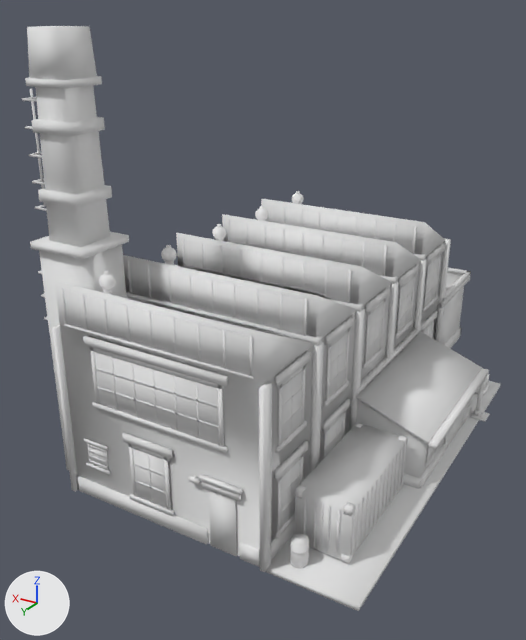
Renders of the glTF model price-of-everything-0.1/assets/supply_chain_3d/industrial_factory_lvl2_contour.glb from each side of a commit.
Before and after are seen from a 50 mm lens placed at (-0.577, 1.208, 0.757), pointed at (0.075, 0.121, 0.214). Lighting does not change. The marker at lower left points along +X, +Y and +Z. The first picture is the older version. Vertices at exactly the same position are counted once.

Before the edit, the objects in view are built like this:
```python
me_industrial_factory_contour = bpy.data.meshes.new('industrial_factory_contour')
me_industrial_factory_contour.from_pydata(...)  # 5873 vertices, 9246 faces; spans x -0.313..0.313, y -0.5..0.5, z 0.0..0.732
me_industrial_factory_contour.materials.append(mat_paint)  # white #e7e7e7
ob_industrial_factory_contour = bpy.data.objects.new('industrial_factory_contour', me_industrial_factory_contour)
ob_industrial_factory_contour.location = (0.0, 0.0, 0.0)
```
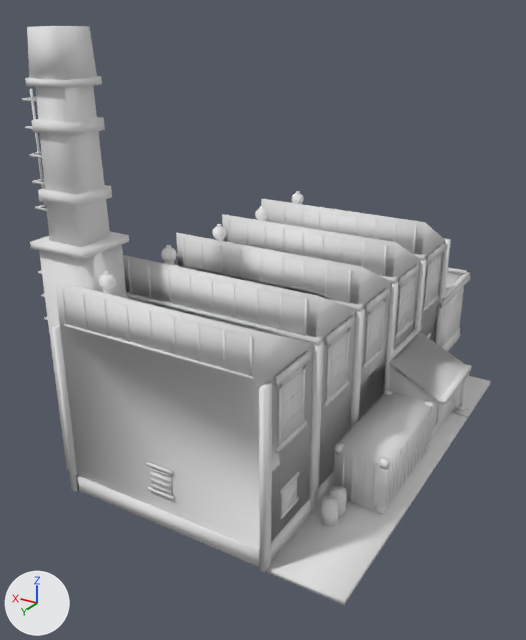
The newer file is also turned or shifted as a whole; pictures and numbers use the older file's frame.

Location of each change, (x1, y1, x2, y2) in pixels of the pictures (526 x 640 px; the box of a moved part takes in the faces that stretch with it):
'industrial_factory_contour', reshaped: before (22, 26, 501, 611); after (22, 26, 491, 605)
part 1 of me_industrial_factory_contour, added: after (438, 398, 451, 430)
part 2 of me_industrial_factory_contour, added (mostly hidden): after (436, 403, 441, 433)
part 3 of me_industrial_factory_contour, added: after (450, 398, 456, 413)
part 4 of me_industrial_factory_contour, added: after (430, 425, 437, 441)
part 5 of me_industrial_factory_contour, moved or reshaped (mostly hidden): before (476, 382, 484, 411); after (459, 378, 467, 407)
part 6 of me_industrial_factory_contour, moved or reshaped: before (474, 409, 481, 416); after (457, 405, 464, 411)
part 7 of me_industrial_factory_contour, moved or reshaped: before (470, 410, 490, 421); after (454, 406, 473, 417)
part 8 of me_industrial_factory_contour, moved or reshaped: before (473, 412, 487, 419); after (457, 408, 469, 414)
part 9 of me_industrial_factory_contour, added: after (333, 392, 432, 511)
part 10 of me_industrial_factory_contour, added: after (427, 408, 433, 448)
part 11 of me_industrial_factory_contour, added: after (424, 412, 430, 453)
part 12 of me_industrial_factory_contour, added: after (421, 416, 427, 457)
part 13 of me_industrial_factory_contour, added: after (418, 421, 423, 462)
part 14 of me_industrial_factory_contour, added: after (414, 425, 420, 466)
part 15 of me_industrial_factory_contour, moved or reshaped: before (401, 443, 406, 486); after (411, 430, 417, 471)
part 16 of me_industrial_factory_contour, rebuilt (not visible before): after (281, 481, 297, 515)
part 17 of me_industrial_factory_contour, deleted: before (83, 311, 490, 568)
part 18 of me_industrial_factory_contour, cut back: before (76, 327, 482, 567); after (146, 327, 472, 527)
part 19 of me_industrial_factory_contour, moved or reshaped: before (265, 381, 501, 611); after (265, 376, 491, 605)

What the commit changed:
me_industrial_factory_contour is used by ob_industrial_factory_contour; location (0.0, 0.0, 0.0).
me_industrial_factory_contour had 5873 vertices, 9246 faces and spanned x -0.313..0.313, y -0.5..0.5, z 0.0..0.732.
me_industrial_factory_contour now has 5123 vertices, 8046 faces and spans x -0.279..0.313, y -0.5..0.5, z 0.0..0.732.
me_industrial_factory_contour part 1: a new loose piece, a box spanning x -0.2439..-0.2425, y -0.0699..0.0061, z 0.0081..0.0787, in mat_paint (white #e7e7e7).
me_industrial_factory_contour part 2: a new loose piece, a box spanning x -0.2447..-0.2431, y 0.002..0.0102, z 0.0041..0.0828, in mat_paint (white #e7e7e7).
me_industrial_factory_contour part 3: a new loose piece, a box spanning x -0.2453..-0.2371, y -0.1065..-0.0767, z 0.0081..0.0271, in mat_paint (white #e7e7e7).
me_industrial_factory_contour part 4: a new loose piece, a box spanning x -0.2453..-0.2371, y 0.0129..0.0427, z 0.0081..0.0271, in mat_paint (white #e7e7e7).
me_industrial_factory_contour part 5: the loose piece of 16 vertices spanning x -0.297..-0.289, y -0.1..-0.092, z 0.008..0.096 is moved by (0.034, 0.0, 0.0).
me_industrial_factory_contour part 6: the loose piece of 8 vertices spanning x -0.298..-0.287, y -0.101..-0.09, z 0.01..0.02 is moved by (0.034, 0.0, 0.0).
me_industrial_factory_contour part 7: the loose piece of 8 vertices spanning x -0.313..-0.283, y -0.111..-0.081, z 0.008..0.011 is moved by (0.034, 0.0, 0.0).
me_industrial_factory_contour part 8: the loose piece of 8 vertices spanning x -0.309..-0.287, y -0.107..-0.085, z 0.009..0.012 is moved by (0.034, 0.0, 0.0).
me_industrial_factory_contour part 9: a new loose piece, a box spanning x -0.252..-0.162, y 0.077..0.294, z 0.014..0.109, in mat_paint (white #e7e7e7).
me_industrial_factory_contour part 10: a new loose piece, a box spanning x -0.2537..-0.252, y 0.0826..0.0874, z 0.0204..0.1018, in mat_paint (white #e7e7e7).
me_industrial_factory_contour part 11: a new loose piece, a box spanning x -0.2537..-0.252, y 0.0993..0.1041, z 0.0204..0.1018, in mat_paint (white #e7e7e7).
me_industrial_factory_contour part 12: a new loose piece, a box spanning x -0.2537..-0.252, y 0.116..0.1208, z 0.0204..0.1018, in mat_paint (white #e7e7e7).
me_industrial_factory_contour part 13: a new loose piece, a box spanning x -0.2537..-0.252, y 0.1327..0.1375, z 0.0204..0.1018, in mat_paint (white #e7e7e7).
me_industrial_factory_contour part 14: a new loose piece, a box spanning x -0.2537..-0.252, y 0.1494..0.1542, z 0.0204..0.1018, in mat_paint (white #e7e7e7).
me_industrial_factory_contour part 15: the loose piece of 8 vertices spanning x -0.254..-0.252, y 0.214..0.219, z 0.02..0.102 is moved by (0.0, -0.048, 0.0).
me_industrial_factory_contour part 16: the loose piece of 12 vertices spanning x -0.147, y 0.382..0.45, z 0.041..0.138 is rebuilt with 8 vertices and now spans x -0.148..-0.146, y 0.393..0.439, z 0.066..0.107.
me_industrial_factory_contour part 17: 141 loose pieces with 1312 vertices, spanning x -0.3..0.188, y -0.238..0.499, z 0.004..0.306, are deleted.
me_industrial_factory_contour part 18: 14 vertices moved from x -0.286..-0.145, y -0.113..0.199, z 0.008..0.164 to x -0.252..-0.145, y -0.113..0.05, z 0.008..0.164; 22 vertices removed from x -0.286..0.089, y -0.113..0.495, z 0.008..0.138; 392 vertices added at x -0.266..0.059, y -0.113..0.495, z 0.008..0.118.
me_industrial_factory_contour part 19: 4 vertices moved from x -0.298, y -0.256..0.491, z 0.0..0.008 to x -0.276, y -0.256..0.491, z 0.0..0.008.
Other edits to the shape of me_industrial_factory_contour do not show in these pictures.
